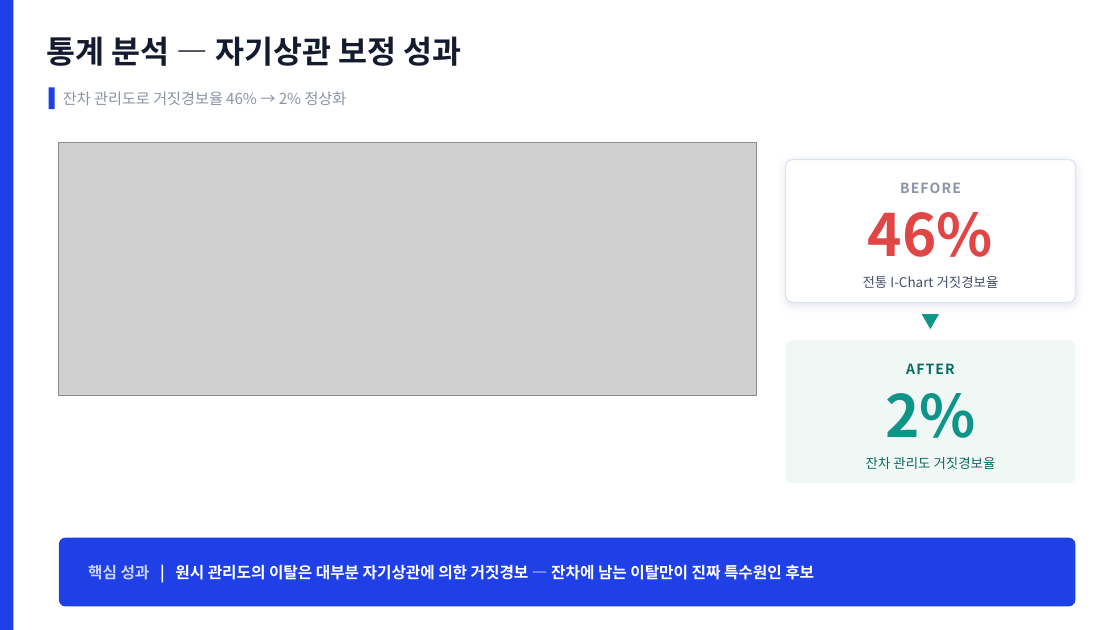
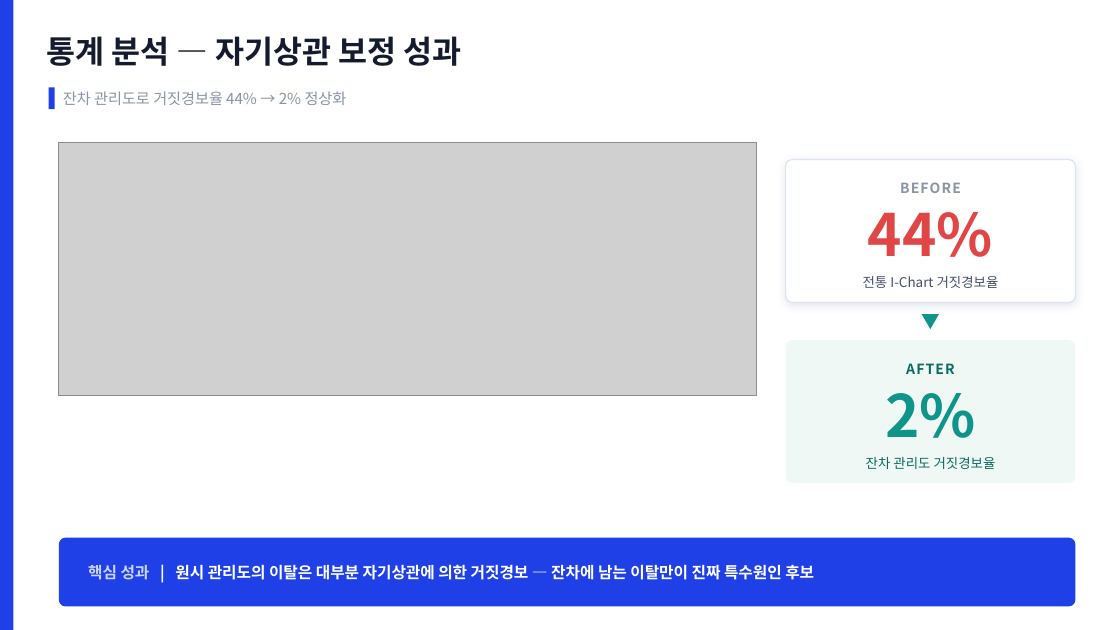
Before and after one commit to robinho0329/chungbuk-air-quality-monitor, a slide deck: slide 12 of reports/portfolio/포트폴리오_충북대기질_SPC.pptx (slide 11 before the commit). Drawn at 1120x630 pixels with LibreOffice and Linux fonts; fonts in the diff are those of the drawing; grey boxes stand for pictures. Boxes give left, top, right and bottom in pixels: in the first picture for what was removed or moved away, otherwise in the second. Text is boxed around its words. In the diff, an @@ line names an element or a change of style, - is before the commit and + after.

```diff
--- a/reports/portfolio/포트폴리오_충북대기질_SPC.pptx
+++ b/reports/portfolio/포트폴리오_충북대기질_SPC.pptx
@@ text at (63, 91, 347, 105): text changed @@
-잔차 관리도로 거짓경보율 46% → 2% 정상화
+잔차 관리도로 거짓경보율 44% → 2% 정상화
@@ text at (868, 212, 993, 257): text changed @@
-46%
+44%
```
Also in this commit, not shown: 7 other slides changed, 2 slides added, 5 other files.
